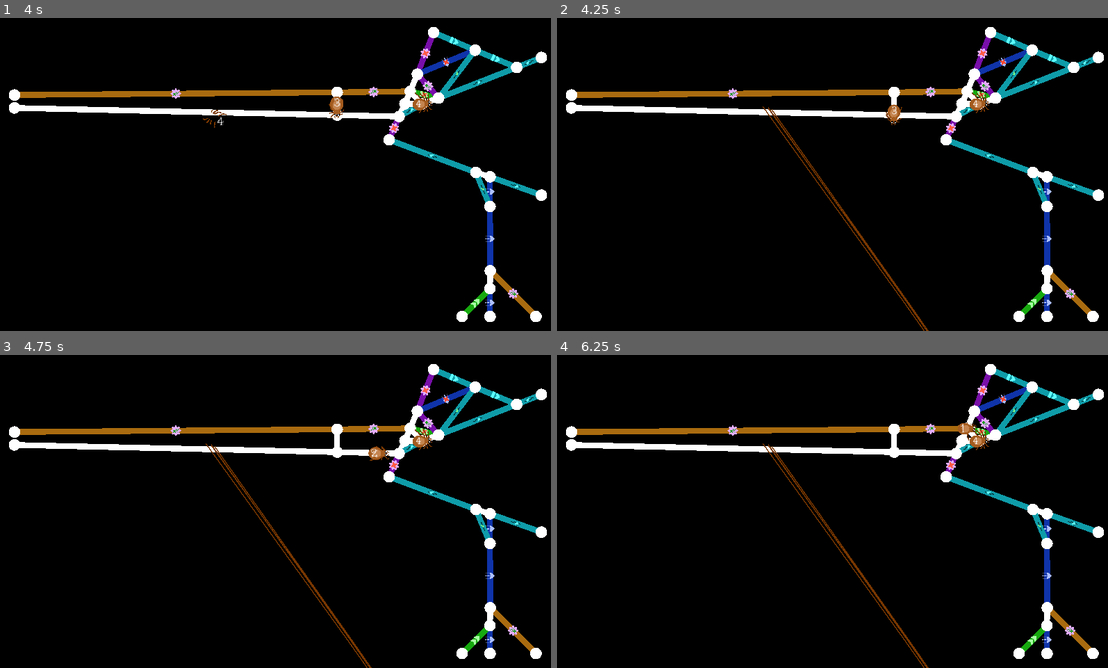
Above: before the commit, frames 1-4 (two rows, left to right).
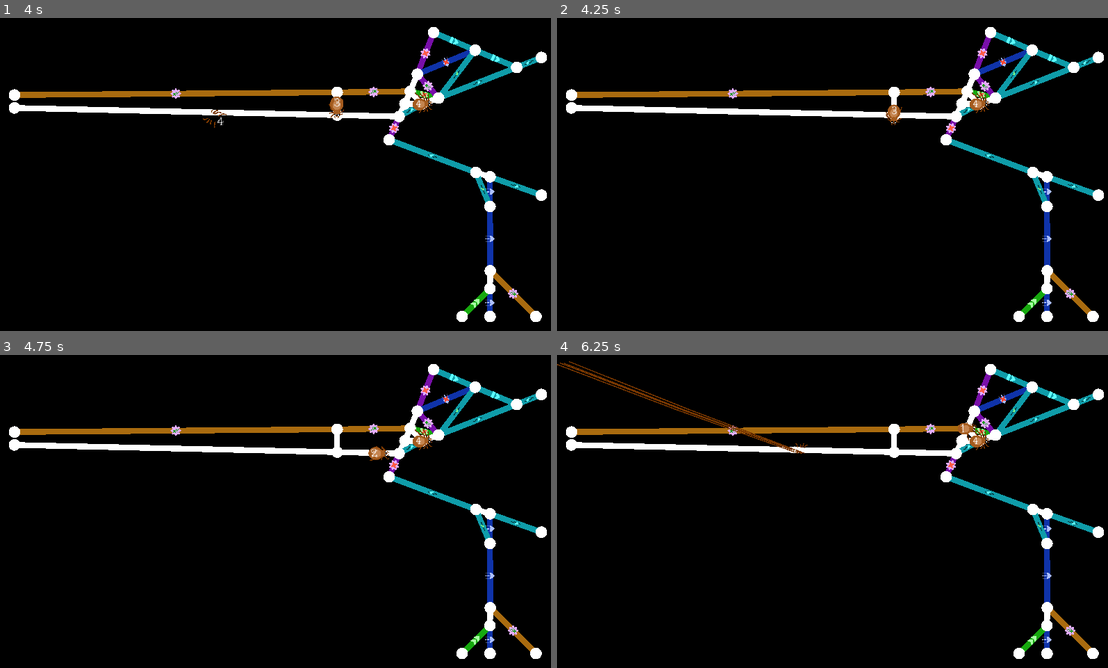
Above: after the commit, the same moments.

Repository: Pandaqi/Windowsilk
Game: Godot game, scene res://Main.tscn
Two runs of this game, one before a commit and one after it. Both use one fixed random seed, a clock stepped at 60 frames per second and the inputs below.
Inputs:
- Up to frame 1 (4 s): tap Enter at 0.5 s; hold Up 0.53-2.03 s; tap T at 0.6 s; tap Space at 0.77, 1.52, 3.02, 3.77 s; tap K at 1.35 s; hold Left 2.03-3.53 s; tap J at 2.1 s; tap H at 2.85 s; hold Down from 3.53 s (still down); tap U at 3.6 s
- Up to frame 2 (4.25 s): keep holding Down
- Up to frame 3 (4.75 s): release Down at 4.28 s; hold Right from 4.28 s (still down); tap P at 4.35 s; tap Space at 4.52 s
- Up to frame 4 (6.25 s): release Right at 5.03 s; hold Up 5.03-5.78 s; tap B at 5.1 s; hold Right from 5.78 s (still down); tap V at 5.85 s; tap Space at 6.02 s

Frame 1 is identical in both runs. In frame 2, 0.5% of the frame differs, in the area x 37-68%, y 28-100%; in frame 3, 0.5%; in frame 4, 1.1%, in the area x 0-68%, y 2-100%.

Commit message:
Minor fixes, pulled in references for drawing specific bug types

Diff:
--- a/scenes/entity.tscn
+++ b/scenes/entity.tscn
@@ -151,13 +151,14 @@
 script = ExtResource( 21 )
 
 [connection signal="on_death" from="Status" to="Movement" method="_on_Status_on_death"]
+[connection signal="on_death" from="Status" to="Mover" method="_on_Status_on_death"]
+[connection signal="on_death" from="Status" to="SilkReader" method="_on_Status_on_death"]
 [connection signal="on_death" from="Status" to="Tracker" method="_on_Status_on_death"]
-[connection signal="on_death" from="Status" to="Mover" method="_on_Status_on_death"]
 [connection signal="on_move_completed" from="Mover" to="Movement/Stamina" method="_on_Mover_on_move_completed"]
 [connection signal="button_press" from="Input" to="Jumper" method="_on_Input_button_press"]
 [connection signal="button_release" from="Input" to="Jumper" method="_on_Input_button_release"]
+[connection signal="move_vec" from="Input" to="Jumper" method="_on_Input_move_vec"]
 [connection signal="move_vec" from="Input" to="Mover" method="_on_Movement_move_vec"]
-[connection signal="move_vec" from="Input" to="Jumper" method="_on_Input_move_vec"]
 [connection signal="timeout" from="Movement/Shuffler/Timer" to="Movement/Shuffler" method="_on_Timer_timeout"]
 [connection signal="timeout" from="Movement/Stamina/Timer" to="Movement/Stamina" method="_on_Timer_timeout"]
 [connection signal="on_instant_jump" from="Movement/Jumper" to="Jumper" method="_on_Jumper_on_instant_jump"]
--- a/scripts/entities.gd
+++ b/scripts/entities.gd
@@ -26,7 +26,39 @@
 	# DEBUGGING
 	available_types = ['grasshopper']
 
+	precalculate_probabilities()
 	_on_Timer_timeout()
+
+# This gives all entities a certain probabililty (based on their point value + some optional extra data)
+# And saves that in a way that is very easy/cheap to calculate at runtime
+func precalculate_probabilities():
+	var e = GlobalDict.entities
+	var sum : float = 0.0
+	for key in available_types:
+		var data = e[key]
+
+		# basic weight is inverse of point total => entities worth more points are less likely to appear
+		var weight = 1.0 / float(max(data.points, 1.0))
+
+		# but this can be scaled with an optional "prob" parameter
+		if data.has('scale_prob'):
+			weight *= data.scale_prob
+
+		data.prob = weight
+		sum += weight
+
+	var running_sum : float = 0.0
+	for key in available_types:
+		running_sum += (e[key].prob / sum)
+		e[key].weight = running_sum
+
+func get_random_type():
+	if available_types.size() <= 0: return null
+
+	var target = randf()
+	for key in available_types:
+		if GlobalDict.entities[key].weight >= target:
+			return key
 
 func _on_Timer_timeout():
 	check_placement()
@@ -47,9 +79,6 @@
 		place_entity()
 		num_entities += 1
 
-func get_random_type():
-	return available_types[randi() % available_types.size()]
-
 func place_entity():
 	var entity = entity_scene.instance()
 
--- a/scripts/entity_modules/module_silkreader.gd
+++ b/scripts/entity_modules/module_silkreader.gd
@@ -68,3 +68,6 @@
 
 func _on_Tracker_arrived_on_point(p):
 	reset_silk_type()
+
+func _on_Status_on_death():
+	reset_silk_type()
--- a/scripts/player_modules/module_jumper.gd
+++ b/scripts/player_modules/module_jumper.gd
@@ -181,8 +181,12 @@
 	if body.is_in_group("Players"):
 		body.m.points.change(pay_for_travel(dist))
 
-	if (not jump_data.target_edge) and (not jump_data.target_point):
-		print("Something went wrong => no target edge or point at end of jump")
+	var no_valid_edge = (not jump_data.target_edge) or (not is_instance_valid(jump_data.target_edge))
+	var no_valid_point = (not jump_data.target_point) or (not is_instance_valid(jump_data.target_point))
+	var target_has_disappeared = no_valid_edge and no_valid_point
+
+	if target_has_disappeared:
+		body.m.status.die()
 		return
 
 	if jump_data.target_point:
--- a/scripts/player_modules/module_mover.gd
+++ b/scripts/player_modules/module_mover.gd
@@ -67,6 +67,9 @@
 
 	var best_edge = point.find_edge_closest_to_vec(vec)
 	if not best_edge: return false
+	if best_edge.m.type.direction_forbidden(vec):
+		print("Feedback: One way edge!")
+		return false
 
 	body.m.tracker.arrived_on_edge(best_edge)
 
--- a/scripts/point.gd
+++ b/scripts/point.gd
@@ -54,7 +54,6 @@
 	for e in edges:
 		var edge_vec = e.m.body.get_vec_starting_from(self)
 		var dot = edge_vec.normalized().dot(vec)
-		if e.m.type.direction_forbidden(vec): continue
 		if dot <= best_dot: continue
 
 		best_dot = dot
--- a/scripts/web_modules/module_edges.gd
+++ b/scripts/web_modules/module_edges.gd
@@ -112,8 +112,6 @@
 	# DEBUGGING: is this actually a good idea/necessary?
 	var compensate_for_imprecision = 0.5*dir*GlobalDict.cfg.line_thickness
 	if data.to_edge.is_in_group("Bounds"): compensate_for_imprecision = Vector2.ZERO
-
-	print("RAYCAST FOUND SOMETHING")
 
 	data.to = data.result.position + compensate_for_imprecision
 	return true
Not shown: 1 places in scenes/entity.tscn that only renumber resources
Not shown, changed: non_game/Assets.afdesign
Not shown, changed: non_game/[Devlog] Game Off (2021).docx
Not shown, changed: non_game/[Idea] Game Off (2021).docx
